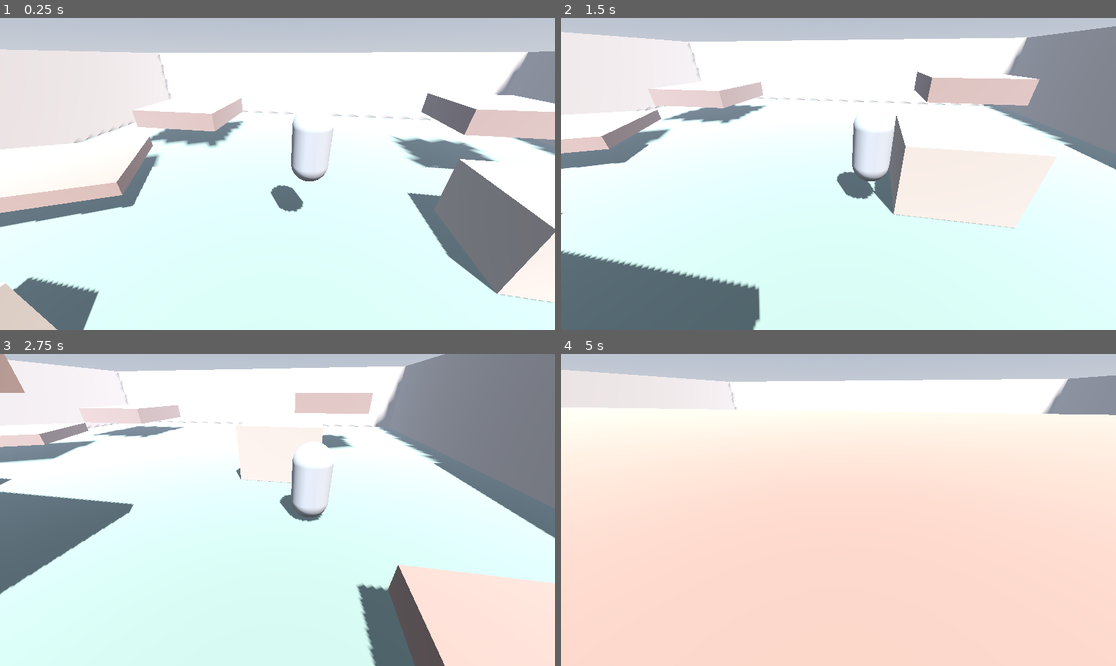
Above: before the commit, frames 1-4 (two rows, left to right).
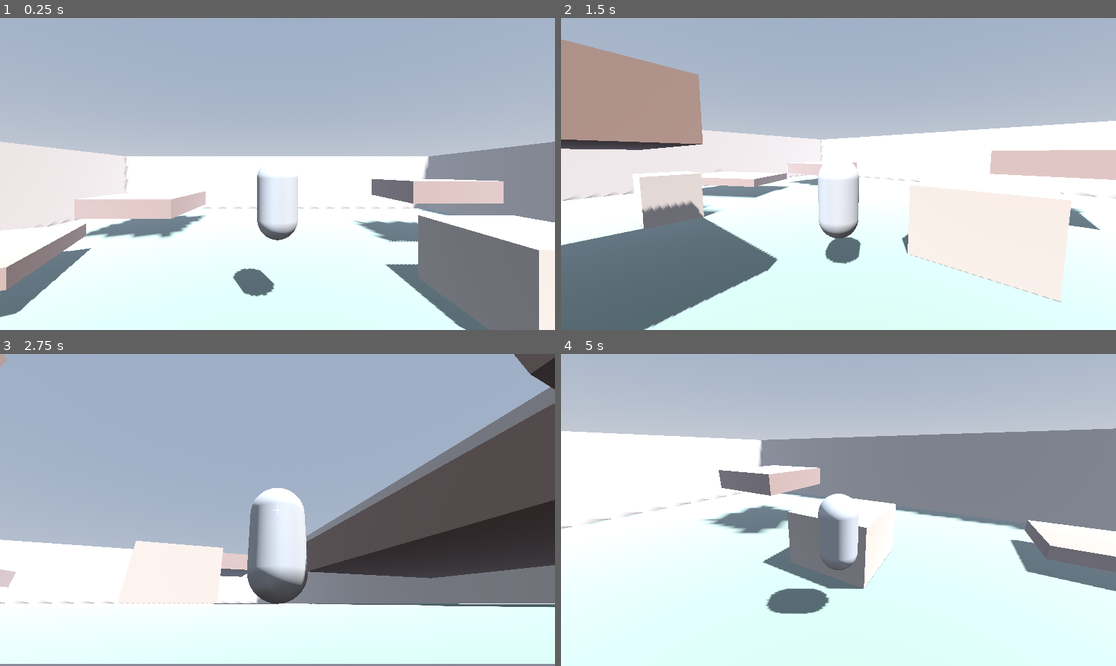
Above: after the commit, the same moments.

Repository: Texnobola/Drakonis-game
Game: Godot game, scene res://main.tscn
Two runs of this game, one before a commit and one after it. Both use one fixed random seed, a clock stepped at 60 frames per second and the inputs below.
Inputs (mouse positions are in pixels of both pictures, inside the frame that each line leads up to):
- Up to frame 1 (0.25 s): no input
- Up to frame 2 (1.5 s): tap Enter (ui_accept) at 0.5, 0.77 s; move the mouse to (960, 158) at 0.52 s; hold Right (ui_right) 0.53-1.28 s; move the mouse to (727, 189) at 1.27 s; hold Down (ui_down) from 1.28 s (still down)
- Up to frame 3 (2.75 s): tap Enter (ui_accept) at 1.52 s; move the mouse to (333, 441) at 2.02 s; release Down (ui_down) at 2.03 s; hold Right (ui_right) from 2.03 s (still down)
- Up to frame 4 (5 s): move the mouse to (810, 572) at 2.77 s; release Right (ui_right) at 2.78 s; hold Up (ui_up) 2.78-3.53 s; tap Enter (ui_accept) at 3.02, 3.77, 4.52 s; move the mouse to (1005, 556) at 3.52 s; hold Left (ui_left) from 3.53 s (still down); tap Escape (ui_cancel) at 4.15 s; move the mouse to (672, 463) at 4.27 s

The runs differ from the first frame. In frame 1, 69% of the frame differs, in the area x 0-100%, y 0-100%; in frame 2, 57%; in frame 3, 87%; in frame 4, 91%, in the area x 0-100%, y 5-100%.

Commit message:
starting

Diff:
--- /dev/null
+++ b/crosshair.gd
@@ -0,0 +1,10 @@
+extends Control
+
+func _draw():
+	var center = size / 2
+	var length = 10
+	var thickness = 2
+	var color = Color.WHITE
+
+	draw_line(Vector2(center.x - length, center.y), Vector2(center.x + length, center.y), color, thickness)
+	draw_line(Vector2(center.x, center.y - length), Vector2(center.x, center.y + length), color, thickness)
--- a/main.tscn
+++ b/main.tscn
@@ -1,6 +1,7 @@
-[gd_scene load_steps=10 format=3 uid="uid://c8yv3qm2xh4wf"]
+[gd_scene load_steps=11 format=3 uid="uid://c8yv3qm2xh4wf"]
 
 [ext_resource type="Script" path="res://player.gd" id="1_x5k3m"]
+[ext_resource type="Script" path="res://crosshair.gd" id="2_cross"]
 
 [sub_resource type="CapsuleMesh" id="CapsuleMesh_player"]
 
@@ -60,8 +61,14 @@
 [node name="CollisionShape3D" type="CollisionShape3D" parent="Player"]
 shape = SubResource("CapsuleShape3D_player")
 
-[node name="Camera3D" type="Camera3D" parent="Player"]
-transform = Transform3D(0.984808, -0.0868241, 0.150384, 0, 0.866025, 0.5, -0.173648, -0.492404, 0.852869, 0, 2, 5)
+[node name="CameraPivot" type="Node3D" parent="Player"]
+transform = Transform3D(1, 0, 0, 0, 1, 0, 0, 0, 1, 0, 0.6, 0)
+
+[node name="SpringArm3D" type="SpringArm3D" parent="Player/CameraPivot"]
+spring_length = 5.0
+margin = 0.2
+
+[node name="Camera3D" type="Camera3D" parent="Player/CameraPivot/SpringArm3D"]
 fov = 75.0
 
 [node name="Level" type="Node3D" parent="."]
@@ -143,3 +150,15 @@
 use_collision = true
 size = Vector3(3, 0.5, 3)
 material = SubResource("StandardMaterial3D_platform")
+
+[node name="UI" type="CanvasLayer" parent="."]
+
+[node name="Crosshair" type="Control" parent="UI"]
+layout_mode = 3
+anchors_preset = 15
+anchor_right = 1.0
+anchor_bottom = 1.0
+grow_horizontal = 2
+grow_vertical = 2
+mouse_filter = 2
+script = ExtResource("2_cross")
--- a/player.gd
+++ b/player.gd
@@ -2,6 +2,35 @@
 
 const SPEED = 5.0
 const JUMP_VELOCITY = 4.5
+const MOUSE_SENSITIVITY = 0.003
+
+@onready var camera_pivot = $CameraPivot
+@onready var camera = $CameraPivot/SpringArm3D/Camera3D
+@onready var crosshair = get_node("/root/Main/UI/Crosshair")
+
+var camera_rotation_x = 0.0
+
+func _ready():
+	Input.mouse_mode = Input.MOUSE_MODE_CAPTURED
+	if crosshair:
+		crosshair.visible = true
+
+func _input(event):
+	if event is InputEventMouseMotion and Input.mouse_mode == Input.MOUSE_MODE_CAPTURED:
+		rotate_y(-event.relative.x * MOUSE_SENSITIVITY)
+		camera_rotation_x -= event.relative.y * MOUSE_SENSITIVITY
+		camera_rotation_x = clamp(camera_rotation_x, -1.5, 1.2)
+		camera_pivot.rotation.x = camera_rotation_x
+
+	if event.is_action_pressed("ui_cancel"):
+		if Input.mouse_mode == Input.MOUSE_MODE_CAPTURED:
+			Input.mouse_mode = Input.MOUSE_MODE_VISIBLE
+			if crosshair:
+				crosshair.visible = false
+		else:
+			Input.mouse_mode = Input.MOUSE_MODE_CAPTURED
+			if crosshair:
+				crosshair.visible = true
 
 func _physics_process(delta: float) -> void:
 	if not is_on_floor():
Not shown, added: crosshair.gd.uid
